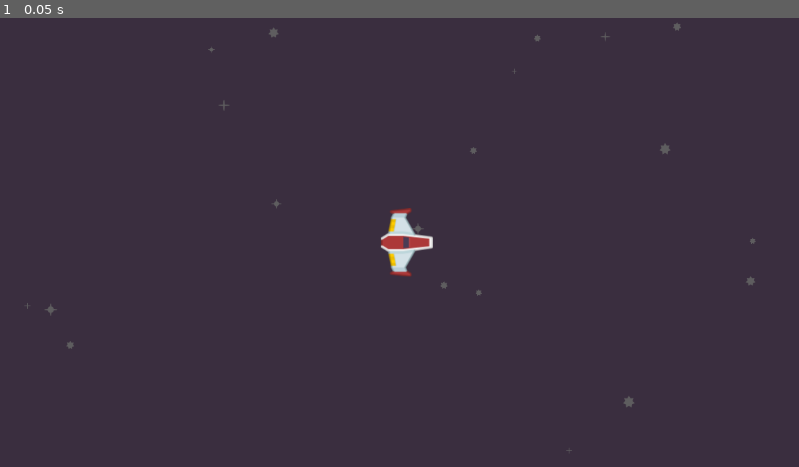
Above: before the commit, frame 1.
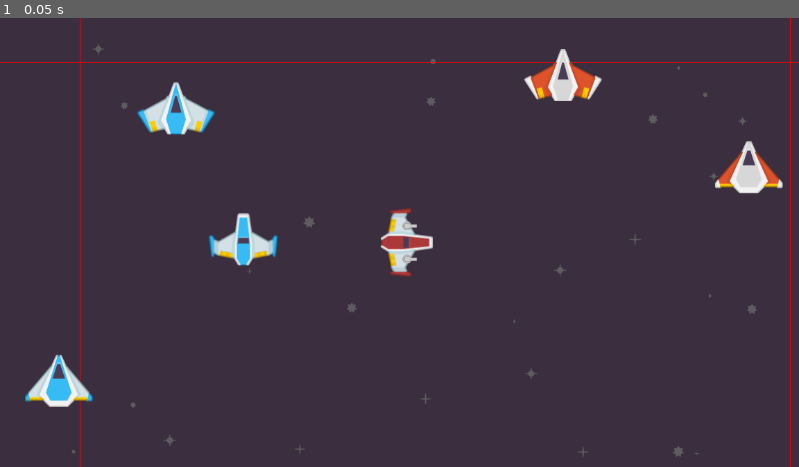
Above: after the commit, the same moment.

Repository: libardia/godot-practice-twinstick
Game: Godot game, scene res://scenes/main.tscn
The game is run twice, just before and just after one commit, with the same random seed, the same clock (stepped at 60 frames per second) and the same inputs.
Inputs:
- Up to frame 1 (0.05 s): no input

The runs differ from the first frame. In frame 1, 3.6% of the frame differs, in the area x 0-100%, y 0-100%.
Error before the commit: Invalid call. Nonexistent function 'is_mkb' in base 'Nil'. (res://scripts/player.gd:32)
Error after the commit: Invalid call. Nonexistent function 'is_mkb' in base 'Nil'. (res://obj/player/player.gd:39)

Commit message:
shooting

Diff:
--- /dev/null
+++ b/globals/bullet_manager.gd
@@ -0,0 +1,16 @@
+extends Node
+
+
+var bullet_container: Node2D
+
+
+func fire(scene: PackedScene, init_xform: Transform2D, velocity: Vector2, z_index: int = 0):
+    if not bullet_container:
+        bullet_container = Node2D.new()
+        get_tree().current_scene.add_child(bullet_container)
+    var bullet: Bullet = scene.instantiate()
+    bullet.velocity = velocity
+    bullet.global_transform = init_xform
+    bullet.z_index = z_index
+    bullet.z_as_relative = false
+    bullet_container.add_child(bullet)
--- /dev/null
+++ b/globals/debug_quit.gd
@@ -0,0 +1,6 @@
+extends Node
+
+
+func _input(event: InputEvent) -> void:
+    if event.is_action(&"debug quit"):
+        get_tree().quit(0)
--- /dev/null
+++ b/globals/node_util.gd
@@ -0,0 +1,12 @@
+extends Node
+
+
+func absolute_z(target: Node2D) -> int:
+    var node = target
+    var z_index = 0
+    while node and node is Node2D:
+        z_index += node.z_index
+        if not node.z_as_relative:
+            break
+        node = node.get_parent()
+    return z_index
--- a/scripts/globals/settings.gd
+++ b/globals/settings.gd
@@ -2,3 +2,4 @@
 
 
 var mouse_aim := true
+var separate_fire_button := false
--- /dev/null
+++ b/obj/bullet/bullet.gd
@@ -0,0 +1,9 @@
+class_name Bullet
+extends Node2D
+
+
+var velocity: Vector2
+
+
+func _process(delta: float) -> void:
+    position += velocity * delta
--- /dev/null
+++ b/obj/bullet/bullet.tscn
@@ -0,0 +1,30 @@
+[gd_scene format=3 uid="uid://c3jpn5qdcaode"]
+
+[ext_resource type="Texture2D" uid="uid://cgpn02f7bxdmf" path="res://assets/img/bullet/laserBlue01.png" id="1_c4s6q"]
+[ext_resource type="Script" uid="uid://cvsu86mtu4wj" path="res://obj/bullet/bullet.gd" id="1_eb0oy"]
+
+[sub_resource type="RectangleShape2D" id="RectangleShape2D_eb0oy"]
+size = Vector2(51, 4)
+
+[node name="Bullet" type="Node2D" unique_id=1200226700]
+script = ExtResource("1_eb0oy")
+
+[node name="Lifetime" type="Timer" parent="." unique_id=2007843289]
+wait_time = 10.0
+one_shot = true
+autostart = true
+
+[node name="Group" type="Node2D" parent="." unique_id=575392276]
+position = Vector2(22, 0)
+
+[node name="BulletSprite" type="Sprite2D" parent="Group" unique_id=1032581405]
+rotation = 1.5707964
+texture = ExtResource("1_c4s6q")
+
+[node name="Area2D" type="Area2D" parent="Group" unique_id=1841136345]
+
+[node name="CollisionShape2D" type="CollisionShape2D" parent="Group/Area2D" unique_id=209751782]
+position = Vector2(-1.5, 0)
+shape = SubResource("RectangleShape2D_eb0oy")
+
+[connection signal="timeout" from="Lifetime" to="." method="queue_free"]
--- /dev/null
+++ b/obj/player/player.gd
@@ -0,0 +1,92 @@
+class_name Player
+extends CharacterBody2D
+
+@export_group("Movement")
+@export var max_speed: float = 750
+@export var drag_coeff: float = 0.3
+@export var mass: float = 10
+
+@export_group("Rotation", "rotation_")
+@export var rotation_lerp_factor: float = 3
+@export var rotation_ease_factor: float = 0.2
+
+@export_group("Bullets", "bullet_")
+@export var bullet_pass_velocity: bool = true
+
+@onready var turrets: Array[Turret] = [$Turret1, $Turret2]
+@onready var fire_cooldown: Timer = $FireCooldown
+
+var move_force: float
+var target_angle: float
+
+
+func _ready() -> void:
+    # Calculated to ensure max speed
+    move_force = max_speed * drag_coeff
+
+
+func _process(delta: float) -> void:
+    rotation = lerp_angle(
+        rotation, target_angle,
+        ease(rotation_lerp_factor * delta, rotation_ease_factor)
+    )
+
+
+func _physics_process(_delta: float) -> void:
+    var move_dir = Input.get_vector(&"move left", &"move right", &"move up", &"move down")
+    var aim_dir: Vector2
+
+    var should_mouse_aim = InputDetector.is_mkb() and Settings.mouse_aim
+    var fire_on_button = should_mouse_aim or Settings.separate_fire_button
+
+    if should_mouse_aim:
+        aim_dir = position.direction_to(get_global_mouse_position())
+    else:
+        aim_dir = Input.get_vector(&"aim left", &"aim right", &"aim up", &"aim down")
+
+    if fire_on_button:
+        if Input.is_action_just_pressed(&"fire"): start_firing()
+        elif Input.is_action_just_released(&"fire"): stop_firing()
+    else:
+        if not aim_dir.is_zero_approx(): start_firing()
+        else: stop_firing()
+
+    if not aim_dir.is_zero_approx():
+        aim(aim_dir)
+    else:
+        aim(transform.x)
+
+    if not move_dir.is_zero_approx():
+        target_angle = move_dir.angle()
+
+    # Movement
+    var forces = move_dir * move_force
+    # Drag
+    forces += -velocity * drag_coeff
+
+    velocity += forces / mass
+    move_and_slide()
+
+
+func start_firing():
+    if fire_cooldown.is_stopped():
+        fire()
+        fire_cooldown.start()
+
+
+func stop_firing():
+    if not fire_cooldown.is_stopped():
+        fire_cooldown.stop()
+
+
+func aim(direction: Vector2):
+    for t in turrets:
+        t.aim(direction)
+
+
+func fire():
+    for t in turrets:
+        if bullet_pass_velocity:
+            t.fire(velocity)
+        else:
+            t.fire()
--- a/obj/player.tscn
+++ b/obj/player/player.tscn
@@ -1,23 +1,28 @@
 [gd_scene format=3 uid="uid://c7mxj5wcu4oi7"]
 
-[ext_resource type="Script" uid="uid://gj8mg7vh8en6" path="res://scripts/player.gd" id="1_g3svd"]
+[ext_resource type="Script" uid="uid://gj8mg7vh8en6" path="res://obj/player/player.gd" id="1_g3svd"]
 [ext_resource type="Texture2D" uid="uid://b2pdnj2jjdrgw" path="res://assets/img/player-ship/playerShip1_red.png" id="1_x4w5f"]
+[ext_resource type="PackedScene" uid="uid://cgo4qtqd6e4e6" path="res://obj/turret/turret_basic.tscn" id="3_rhfbe"]
 
 [sub_resource type="RectangleShape2D" id="RectangleShape2D_g3svd"]
-size = Vector2(27.37, 98.96)
+size = Vector2(27.45, 94.985)
 
 [sub_resource type="RectangleShape2D" id="RectangleShape2D_rhfbe"]
-size = Vector2(27.835, 22.415)
+size = Vector2(27, 22)
 
 [sub_resource type="CircleShape2D" id="CircleShape2D_xnc2w"]
-radius = 27.0
+radius = 26.65
 
-[node name="Player" type="CharacterBody2D" unique_id=123542603]
-motion_mode = 1
+[node name="Player" type="CharacterBody2D" unique_id=681213816]
 script = ExtResource("1_g3svd")
+bullet_pass_velocity = false
 
-[node name="Camera2D" type="Camera2D" parent="." unique_id=479960213]
-limit_enabled = false
+[node name="FireCooldown" type="Timer" parent="." unique_id=1934395190]
+process_callback = 0
+wait_time = 0.2
+
+[node name="Camera2D" type="Camera2D" parent="." unique_id=2104907668]
+process_callback = 0
 position_smoothing_enabled = true
 position_smoothing_speed = 8.0
 
@@ -26,13 +31,21 @@
 rotation = 1.5707964
 texture = ExtResource("1_x4w5f")
 
+[node name="Turret1" parent="." unique_id=1943116017 instance=ExtResource("3_rhfbe")]
+position = Vector2(11, 24)
+
+[node name="Turret2" parent="." unique_id=660478834 instance=ExtResource("3_rhfbe")]
+position = Vector2(11, -24)
+
 [node name="CollisionShape2D" type="CollisionShape2D" parent="." unique_id=440302441]
-position = Vector2(1, 0)
+position = Vector2(0.24, 0)
 shape = SubResource("RectangleShape2D_g3svd")
 
 [node name="CollisionShape2D2" type="CollisionShape2D" parent="." unique_id=1770376005]
-position = Vector2(33.9175, 0)
+position = Vector2(34.565, 0)
 shape = SubResource("RectangleShape2D_rhfbe")
 
 [node name="CollisionShape2D3" type="CollisionShape2D" parent="." unique_id=1470611687]
 shape = SubResource("CircleShape2D_xnc2w")
+
+[connection signal="timeout" from="FireCooldown" to="." method="fire"]
--- /dev/null
+++ b/obj/turret/turret.gd
@@ -0,0 +1,38 @@
+class_name Turret
+extends Node2D
+
+
+@export_group("Bullet", "bullet_")
+@export var bullet_scene: PackedScene
+@export var bullet_speed: float
+
+@export_group("Aim", "aim_")
+@export var smooth_aim: bool = true
+@export var aim_lerp_factor: float = 5
+@export var aim_ease_factor: float = 0.2
+
+@onready var gun: Node2D = $Gun
+@onready var fire_position: Marker2D = $Gun/FirePosition
+
+var target_angle: float
+
+
+func aim(direction: Vector2):
+    if smooth_aim:
+        target_angle = direction.angle()
+    else:
+        gun.global_rotation = direction.angle()
+
+
+func fire(extra_velocity: Vector2 = Vector2.ZERO):
+    var fire_xform = fire_position.global_transform
+    var bullet_vel = extra_velocity + fire_xform.x * bullet_speed
+    BulletManager.fire(bullet_scene, fire_xform, bullet_vel, NodeUtil.absolute_z(fire_position))
+
+
+func _process(delta: float) -> void:
+    if smooth_aim:
+        gun.global_rotation = lerp_angle(
+            gun.global_rotation, target_angle,
+            ease(aim_lerp_factor * delta, aim_ease_factor)
+        )
--- /dev/null
+++ b/obj/turret/turret_basic.tscn
@@ -0,0 +1,29 @@
+[gd_scene format=3 uid="uid://cgo4qtqd6e4e6"]
+
+[ext_resource type="Script" uid="uid://cyed1okohu4lh" path="res://obj/turret/turret.gd" id="1_0webi"]
+[ext_resource type="Texture2D" uid="uid://bt8ml0lbvvlgx" path="res://assets/img/turret/turretBase_small.png" id="1_t886t"]
+[ext_resource type="Texture2D" uid="uid://cgftmu1xfh2ij" path="res://assets/img/turret/gun06.png" id="2_ftgyb"]
+[ext_resource type="PackedScene" uid="uid://c3jpn5qdcaode" path="res://obj/bullet/bullet.tscn" id="4_nvrhd"]
+
+[node name="TurretBasic" type="Node2D" unique_id=1943116017]
+script = ExtResource("1_0webi")
+bullet_scene = ExtResource("4_nvrhd")
+bullet_speed = 1000.0
+smooth_aim = false
+
+[node name="TurretBaseSmall" type="Sprite2D" parent="." unique_id=1125298590]
+scale = Vector2(0.5, 0.5)
+texture = ExtResource("1_t886t")
+
+[node name="Gun" type="Node2D" parent="." unique_id=1884350004]
+z_index = 2
+
+[node name="Gun06" type="Sprite2D" parent="Gun" unique_id=2099463501]
+position = Vector2(5, 0)
+rotation = -1.5707964
+scale = Vector2(0.5, 0.5)
+texture = ExtResource("2_ftgyb")
+
+[node name="FirePosition" type="Marker2D" parent="Gun" unique_id=764586990]
+z_index = -1
+position = Vector2(9, 0)
--- a/project.godot
+++ b/project.godot
@@ -18,6 +18,13 @@
 
 InputDetector="*uid://c2qsh6370ql0"
 Settings="*uid://baru1u2vqkfde"
+BulletManager="*uid://cg67t1iw6vgvj"
+NodeUtil="*uid://dnnnkoerexadk"
+DebugQuit="*uid://dfe0sanoxr30"
+
+[display]
+
+window/size/mode=3
 
 [dotnet]
 
@@ -29,6 +36,18 @@
 
 [input]
 
+"move left"={
+"deadzone": 0.2,
+"events": [Object(InputEventKey,"resource_local_to_scene":false,"resource_name":"","device":-1,"window_id":0,"alt_pressed":false,"shift_pressed":false,"ctrl_pressed":false,"meta_pressed":false,"pressed":false,"keycode":0,"physical_keycode":65,"key_label":0,"unicode":97,"location":0,"echo":false,"script":null)
+, Object(InputEventJoypadMotion,"resource_local_to_scene":false,"resource_name":"","device":-1,"axis":0,"axis_value":-1.0,"script":null)
+]
+}
+"move right"={
+"deadzone": 0.2,
+"events": [Object(InputEventKey,"resource_local_to_scene":false,"resource_name":"","device":-1,"window_id":0,"alt_pressed":false,"shift_pressed":false,"ctrl_pressed":false,"meta_pressed":false,"pressed":false,"keycode":0,"physical_keycode":68,"key_label":0,"unicode":100,"location":0,"echo":false,"script":null)
+, Object(InputEventJoypadMotion,"resource_local_to_scene":false,"resource_name":"","device":-1,"axis":0,"axis_value":1.0,"script":null)
+]
+}
 "move up"={
 "deadzone": 0.2,
 "events": [Object(InputEventKey,"resource_local_to_scene":false,"resource_name":"","device":-1,"window_id":0,"alt_press …(192 unchanged characters)…
@@ -41,22 +60,16 @@
 , Object(InputEventJoypadMotion,"resource_local_to_scene":false,"resource_name":"","device":-1,"axis":1,"axis_value":1.0,"script":null)
 ]
 }
-"move left"={
-"deadzone": 0.2,
-"events": [Object(InputEventKey,"resource_local_to_scene":false,"resource_name":"","device":-1,"window_id":0,"alt_pressed":false,"shift_pressed":false,"ctrl_pressed":false,"meta_pressed":false,"pressed":false,"keycode":0,"physical_keycode":65,"key_label":0,"unicode":97,"location":0,"echo":false,"script":null)
-, Object(InputEventJoypadMotion,"resource_local_to_scene":false,"resource_name":"","device":-1,"axis":0,"axis_value":-1.0,"script":null)
-]
-}
-"move right"={
-"deadzone": 0.2,
-"events": [Object(InputEventKey,"resource_local_to_scene":false,"resource_name":"","device":-1,"window_id":0,"alt_pressed":false,"shift_pressed":false,"ctrl_pressed":false,"meta_pressed":false,"pressed":false,"keycode":0,"physical_keycode":68,"key_label":0,"unicode":100,"location":0,"echo":false,"script":null)
-, Object(InputEventJoypadMotion,"resource_local_to_scene":false,"resource_name":"","device":-1,"axis":0,"axis_value":1.0,"script":null)
-]
-}
 "aim up"={
 "deadzone": 0.2,
 "events": [Object(InputEventKey,"resource_local_to_scene":false,"resource_name":"","device":-1,"window_id":0,"alt_press …(195 unchanged characters)…
 , Object(InputEventJoypadMotion,"resource_local_to_scene":false,"resource_name":"","device":-1,"axis":3,"axis_value":-1.0,"script":null)
+]
+}
+"aim left"={
+"deadzone": 0.2,
+"events": [Object(InputEventKey,"resource_local_to_scene":false,"resource_name":"","device":-1,"window_id":0,"alt_pressed":false,"shift_pressed":false,"ctrl_pressed":false,"meta_pressed":false,"pressed":false,"keycode":0,"physical_keycode":4194319,"key_label":0,"unicode":0,"location":0,"echo":false,"script":null)
+, Object(InputEventJoypadMotion,"resource_local_to_scene":false,"resource_name":"","device":-1,"axis":2,"axis_value":-1.0,"script":null)
 ]
 }
 "aim down"={
@@ -65,16 +78,22 @@
 , Object(InputEventJoypadMotion,"resource_local_to_scene":false,"resource_name":"","device":-1,"axis":3,"axis_value":1.0,"script":null)
 ]
 }
-"aim left"={
-"deadzone": 0.2,
-"events": [Object(InputEventKey,"resource_local_to_scene":false,"resource_name":"","device":-1,"window_id":0,"alt_pressed":false,"shift_pressed":false,"ctrl_pressed":false,"meta_pressed":false,"pressed":false,"keycode":0,"physical_keycode":4194319,"key_label":0,"unicode":0,"location":0,"echo":false,"script":null)
-, Object(InputEventJoypadMotion,"resource_local_to_scene":false,"resource_name":"","device":-1,"axis":2,"axis_value":-1.0,"script":null)
-]
-}
 "aim right"={
 "deadzone": 0.2,
 "events": [Object(InputEventKey,"resource_local_to_scene":false,"resource_name":"","device":-1,"window_id":0,"alt_press …(195 unchanged characters)…
 , Object(InputEventJoypadMotion,"resource_local_to_scene":false,"resource_name":"","device":-1,"axis":2,"axis_value":1.0,"script":null)
+]
+}
+fire={
+"deadzone": 0.2,
+"events": [Object(InputEventMouseButton,"resource_local_to_scene":false,"resource_name":"","device":-1,"window_id":0,"alt_pressed":false,"shift_pressed":false,"ctrl_pressed":false,"meta_pressed":false,"button_mask":1,"position":Vector2(305, 11),"global_position":Vector2(314, 59),"factor":1.0,"button_index":1,"canceled":false,"pressed":true,"double_click":false,"script":null)
+, Object(InputEventJoypadMotion,"resource_local_to_scene":false,"resource_name":"","device":-1,"axis":5,"axis_value":1.0,"script":null)
+, Object(InputEventJoypadButton,"resource_local_to_scene":false,"resource_name":"","device":-1,"button_index":10,"pressure":0.0,"pressed":true,"script":null)
+]
+}
+"debug quit"={
+"deadzone": 0.2,
+"events": [Object(InputEventKey,"resource_local_to_scene":false,"resource_name":"","device":-1,"window_id":0,"alt_pressed":false,"shift_pressed":false,"ctrl_pressed":false,"meta_pressed":false,"pressed":false,"keycode":0,"physical_keycode":4194305,"key_label":0,"unicode":0,"location":0,"echo":false,"script":null)
 ]
 }
 
--- a/scenes/main.tscn
+++ b/scenes/main.tscn
@@ -4,14 +4,45 @@
 [ext_resource type="Texture2D" uid="uid://dgkv6vvwmaglv" path="res://assets/img/stars/star1.png" id="2_sugp2"]
 [ext_resource type="Texture2D" uid="uid://c6drk2bvyg6co" path="res://assets/img/stars/star2.png" id="3_jyhfs"]
 [ext_resource type="Texture2D" uid="uid://cme4x0a1qpqps" path="res://assets/img/stars/star3.png" id="4_jyhfs"]
-[ext_resource type="PackedScene" uid="uid://c7mxj5wcu4oi7" path="res://obj/player.tscn" id="5_tbgi4"]
+[ext_resource type="PackedScene" uid="uid://c7mxj5wcu4oi7" path="res://obj/player/player.tscn" id="5_tbgi4"]
+[ext_resource type="Texture2D" uid="uid://d0x5j7vdyl5mt" path="res://assets/img/player-ship/playerShip3_blue.png" id="6_choun"]
+[ext_resource type="Texture2D" uid="uid://cwjrbk81e6en3" path="res://assets/img/player-ship/playerShip3_orange.png" id="7_ya4ey"]
+[ext_resource type="Texture2D" uid="uid://b1gl4llpc7rg6" path="res://assets/img/player-ship/playerShip2_orange.png" id="8_eb6dy"]
+[ext_resource type="Texture2D" uid="uid://djx884mryyacp" path="res://assets/img/player-ship/playerShip2_blue.png" id="9_trceg"]
+[ext_resource type="Texture2D" uid="uid://b2p5ulcgybuda" path="res://assets/img/player-ship/playerShip1_blue.png" id="10_a8y0u"]
 
 [node name="Main" type="Node2D" unique_id=1026637475]
 
-[node name="Stars" type="Node2D" parent="." unique_id=1312143591]
-modulate = Color(0.39308578, 0.39308542, 0.39308548, 0.8627451)
+[node name="Player" parent="." unique_id=1861245870 instance=ExtResource("5_tbgi4")]
+z_index = 1
+
+[node name="Parallax2D" type="Parallax2D" parent="." unique_id=1747640961]
+z_index = -10
+scroll_scale = Vector2(0.2, 0.2)
+
+[node name="Stars" type="Node2D" parent="Parallax2D" unique_id=1312143591]
 script = ExtResource("1_o5qli")
-stars = Array[Texture2D]([ExtResource("2_sugp2"), ExtResource("3_jyhfs"), ExtResource("4_jyhfs")])
+stars_textures = Array[Texture2D]([ExtResource("2_sugp2"), ExtResource("3_jyhfs"), ExtResource("4_jyhfs")])
+stars_modulate = Color(0.39607844, 0.39607844, 0.39607844, 0.84705883)
+debug = true
 metadata/_custom_type_script = "uid://davqcsxn32c3l"
 
-[node name="Player" parent="." unique_id=1861245870 instance=ExtResource("5_tbgi4")]
+[node name="PlayerShip3Blue" type="Sprite2D" parent="." unique_id=941878278]
+position = Vector2(-491, 200)
+texture = ExtResource("6_choun")
+
+[node name="PlayerShip3Orange" type="Sprite2D" parent="." unique_id=1166295011]
+position = Vector2(504, -108)
+texture = ExtResource("7_ya4ey")
+
+[node name="PlayerShip2Orange" type="Sprite2D" parent="." unique_id=929973149]
+position = Vector2(236, -241)
+texture = ExtResource("8_eb6dy")
+
+[node name="PlayerShip2Blue" type="Sprite2D" parent="." unique_id=1562902154]
+position = Vector2(-322, -193)
+texture = ExtResource("9_trceg")
+
+[node name="PlayerShip1Blue" type="Sprite2D" parent="." unique_id=1380945657]
+position = Vector2(-225, -4)
+texture = ExtResource("10_a8y0u")
--- a/scripts/player.gd
+++ /dev/null
@@ -1,49 +0,0 @@
-class_name Player
-extends CharacterBody2D
-
-
-@export_group("Movement")
-@export var max_speed: float = 750
-@export var drag_coeff: float = 0.3
-@export var mass: float = 10
-
-@export_group("Rotation")
-@export var rotation_lerp_factor: float = 15
-
-@onready var camera: Camera2D = $Camera2D
-
-var move_force: float
-var target_angle: float
-
-
-func _ready() -> void:
-    # Calculated to ensure max speed
-    move_force = max_speed * drag_coeff
-
-
-func _process(delta: float) -> void:
-    rotation = lerp_angle(rotation, target_angle, rotation_lerp_factor * delta)
-
-
-func _physics_process(_delta: float) -> void:
-    var move_dir = Input.get_vector(&"move left", &"move right", &"move up", &"move down")
-    var look_dir: Vector2
-
-    if Settings.mouse_aim and InputDetector.is_mkb():
-        look_dir = position.direction_to(get_global_mouse_position())
-    else:
-        look_dir = Input.get_vector(&"aim left", &"aim right", &"aim up", &"aim down")
-
-    if look_dir.is_zero_approx():
-        if not move_dir.is_zero_approx():
-            target_angle = move_dir.angle()
-    else:
-        target_angle = look_dir.angle()
-
-    # Movement
-    var forces = move_dir * move_force
-    # Drag
-    forces += -velocity * drag_coeff
-
-    velocity += forces / mass
-    move_and_slide()
--- a/scripts/stars.gd
+++ b/scripts/stars.gd
@@ -1,25 +1,39 @@
+## Generates a random background of stars
 class_name Stars
 extends Node2D
 
 
-@export var stars: Array[Texture2D] = []
-@export_custom(PROPERTY_HINT_NONE, "suffix:%") var min_scale := 0.25
-@export_custom(PROPERTY_HINT_NONE, "suffix:%") var max_scale := 0.75
+@export_group("Stars", "stars_")
+@export var stars_textures: Array[Texture2D] = []
+@export var stars_modulate: Color = Color.WHITE
+@export_custom(PROPERTY_HINT_NONE, "suffix:%") var stars_min_scale := 0.25
+@export_custom(PROPERTY_HINT_NONE, "suffix:%") var stars_max_scale := 0.75
+@export_group("Generation")
 @export_custom(PROPERTY_HINT_ARRAY_TYPE, "suffix:px") var chunk_size := 1024.0
 @export_custom(PROPERTY_HINT_ARRAY_TYPE, "suffix:chunks") var deload_distance := 10.0
 @export var star_density := 40
+@export var debug := false
 
-var rng = RandomNumberGenerator.new()
 var seen_rect: Rect2
 var chunks: Dictionary[Vector2i, StarChunk] = {}
 
 
 func _process(_delta: float) -> void:
-    var cam = get_viewport().get_camera_2d()
     seen_rect = get_viewport_rect()
-    seen_rect.position = cam.global_position - (seen_rect.size / 2.0)
+    var half_size = seen_rect.size / 2.0
 
-    var seen_chunks = Rect2i(floor(seen_rect.position / chunk_size), ceil(seen_rect.size / chunk_size) + Vector2.ONE)
+    if get_parent() is Parallax2D:
+        # Special handling for parallax
+        seen_rect.position = get_parent().screen_offset - get_parent().position
+    else:
+        var cam = get_viewport().get_camera_2d()
+        if cam != null:
+            seen_rect.position = cam.global_position - half_size
+
+    var seen_chunks = Rect2i(
+        floor(seen_rect.position / chunk_size),
+        ceil(seen_rect.size / chunk_size) + Vector2.ONE
+    )
     var seen_center = seen_rect.get_center() / chunk_size
 
     # abort if the whole seen area is bigger than deload distance
@@ -31,6 +45,8 @@
         for cy in range(seen_chunks.position.y, seen_chunks.end.y):
             var chunk_coord = Vector2i(cx, cy)
             if not chunks.has(chunk_coord):
+                if debug:
+                    print("Stars: make chunk at ", chunk_coord)
                 var chunk = StarChunk.new()
                 chunk.setup(self, chunk_coord)
                 add_child(chunk)
@@ -39,7 +55,8 @@
     # delete chunks too far away
     for chunk_coord: Vector2i in chunks.keys():
         if seen_center.distance_squared_to(chunk_coord) > deload_distance ** 2:
-            #print("destroy chunk at ", chunk_coord)
+            if debug:
+                print("Stars: destroy chunk at ", chunk_coord)
             var chunk = chunks[chunk_coord]
             chunks.erase(chunk_coord)
             chunk.queue_free()
--- a/scripts/stars_chunk.gd
+++ b/scripts/stars_chunk.gd
@@ -2,21 +2,28 @@
 extends Node2D
 
 
+var rng := RandomNumberGenerator.new()
 var chunk_coords := Vector2i.ZERO
 
 
 func setup(base: Stars, coords: Vector2i):
-    #print("make chunk at ", coords)
     chunk_coords = coords
-    base.rng.seed = hash(chunk_coords)
+    rng.seed = hash(chunk_coords)
 
-    global_position = chunk_coords * base.chunk_size
+    position = chunk_coords * base.chunk_size
+
+    if base.debug:
+        var rec = ReferenceRect.new()
+        rec.editor_only = false
+        rec.size = Vector2.ONE * base.chunk_size
+        add_child(rec)
 
     for _i in base.star_density:
         var sprite = Sprite2D.new()
-        sprite.texture = base.stars[base.rng.randi() % base.stars.size()]
-        var size = lerpf(base.min_scale, base.max_scale, base.rng.randf())
+        sprite.texture = base.stars_textures[rng.randi() % base.stars_textures.size()]
+        sprite.modulate = base.stars_modulate
+        var size = lerpf(base.stars_min_scale, base.stars_max_scale, rng.randf())
         sprite.scale = Vector2(size, size)
-        sprite.position.x = base.rng.randf() * base.chunk_size
-        sprite.position.y = base.rng.randf() * base.chunk_size
+        sprite.position.x = rng.randf() * base.chunk_size
+        sprite.position.y = rng.randf() * base.chunk_size
         add_child(sprite)
Binary file added: assets/img/bullet/laserBlue01.png
Not shown, added: assets/img/bullet/laserBlue01.png.import
Binary file added: assets/img/bullet/laserBlue02.png
Not shown, added: assets/img/bullet/laserBlue02.png.import
Binary file added: assets/img/bullet/laserBlue03.png
Not shown, added: assets/img/bullet/laserBlue03.png.import
Binary file added: assets/img/bullet/laserBlue04.png
Not shown, added: assets/img/bullet/laserBlue04.png.import
Binary file added: assets/img/bullet/laserBlue05.png
Not shown, added: assets/img/bullet/laserBlue05.png.import
Binary file added: assets/img/bullet/laserBlue06.png
Not shown, added: assets/img/bullet/laserBlue06.png.import
(and 111 more such lines)
